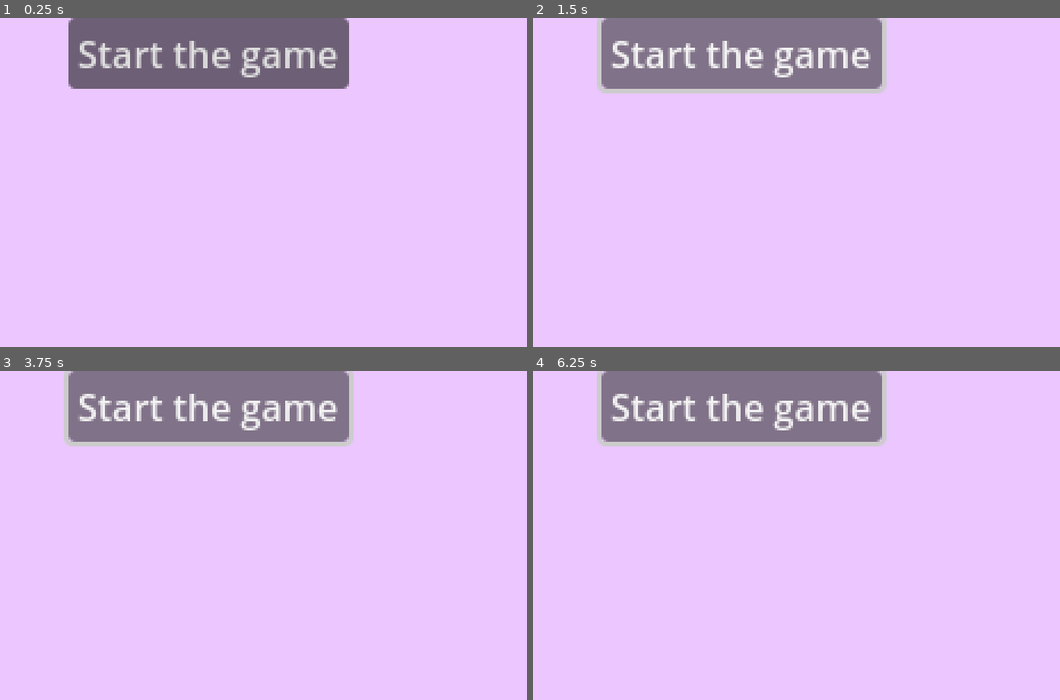
Above: before the commit, frames 1-4 (two rows, left to right).
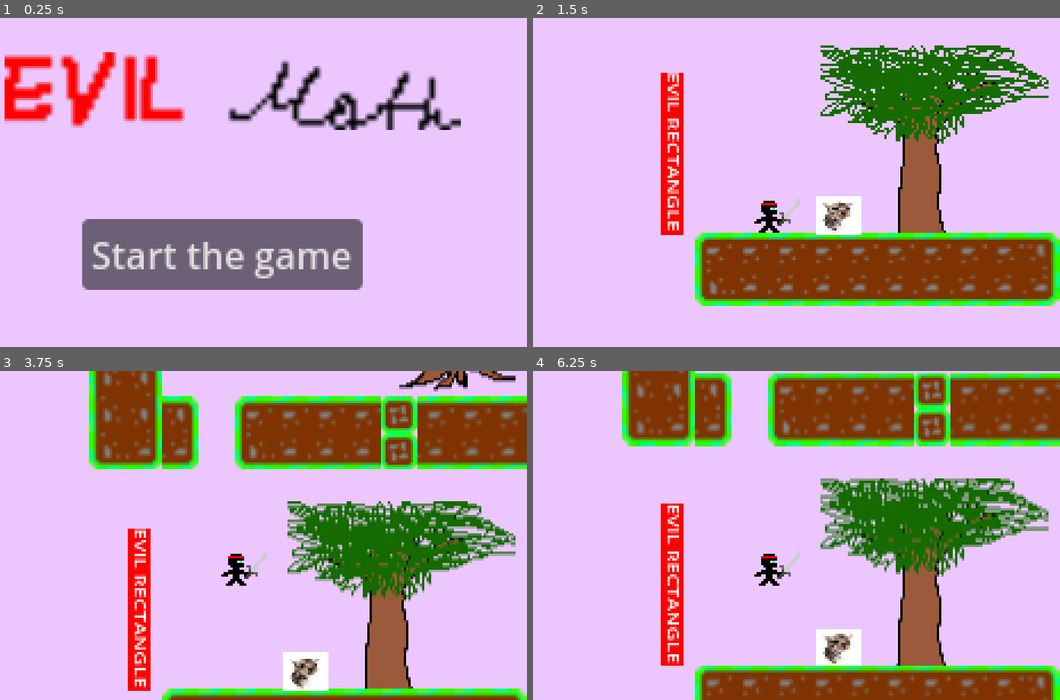
Above: after the commit, the same moments.

Repository: Compsand/celesteMATEMATIIKKA
Game: Godot game, scene res://scenes/Menu.tscn
The game is run twice, just before and just after one commit, with the same random seed, the same clock (stepped at 60 frames per second) and the same inputs.
Inputs (mouse positions are in pixels of both pictures, inside the frame that each line leads up to):
- Up to frame 1 (0.25 s): no input
- Up to frame 2 (1.5 s): click "Start the game" at 0.5 s; click (743, 54) at 1.25 s, where only the run before the commit has a clickable "Start the game"
- Up to frame 3 (3.75 s): click (210, 407) at 2 s, where only the run before the commit has a clickable "Start the game"; tap Enter at 2.75 s; tap Space at 3.5 s
- Up to frame 4 (6.25 s): tap Enter at 5 s; tap Space at 5.75 s

The runs differ from the first frame. In frame 1, 29% of the frame differs, in the area x 0-88%, y 0-83%; in frame 2, 39%; in frame 3, 40%; in frame 4, 41%, in the area x 12-100%, y 0-100%.

Commit message:
titke screeb update
title screen works now :D

Diff:
--- a/scenes/Menu.tscn
+++ b/scenes/Menu.tscn
@@ -1,9 +1,27 @@
-[gd_scene format=3 uid="uid://cyilerake8w6f"]
+[gd_scene load_steps=3 format=3 uid="uid://cyilerake8w6f"]
+
+[ext_resource type="Texture2D" uid="uid://c1cmflj440p6t" path="res://resources/graphics/title.png" id="1_xdvgc"]
+
+[sub_resource type="GDScript" id="GDScript_xdvgc"]
+script/source = "extends Button
+
+
+
+func _pressed() -> void:
+	get_tree().change_scene_to_file(\"res://Scenes/tile_level.tscn\")
+"
 
 [node name="Menu" type="Node2D"]
 
 [node name="Button" type="Button" parent="."]
-offset_left = 55.0
-offset_right = 178.0
-offset_bottom = 31.0
+offset_left = 61.0
+offset_top = 88.0
+offset_right = 184.0
+offset_bottom = 119.0
 text = "Start the game"
+script = SubResource("GDScript_xdvgc")
+
+[node name="Title" type="Sprite2D" parent="."]
+position = Vector2(127, 32)
+scale = Vector2(2.3, 2.3)
+texture = ExtResource("1_xdvgc")
Binary file added: resources/graphics/title.png
Not shown, added: resources/graphics/title.png.import
